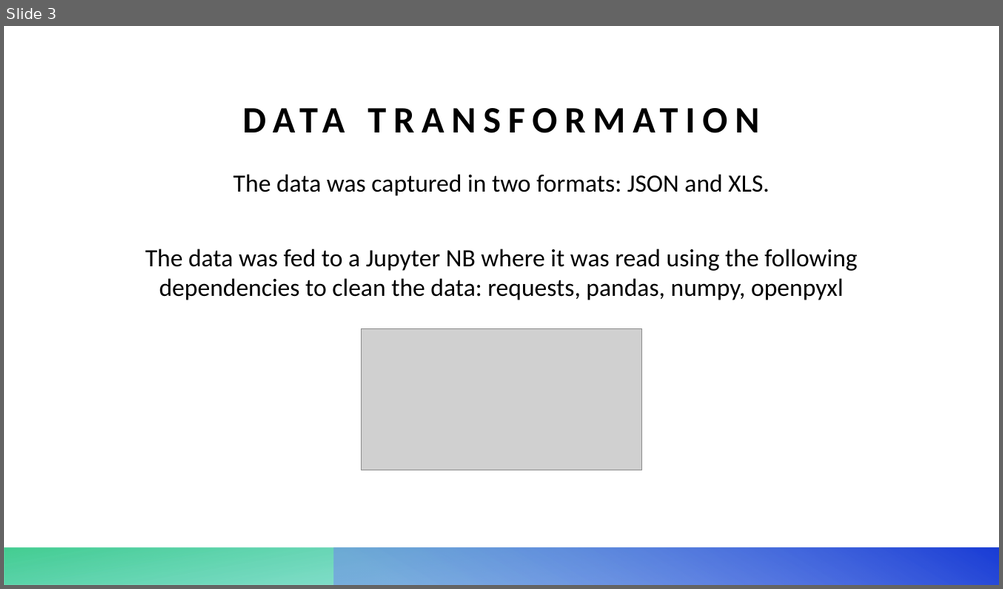
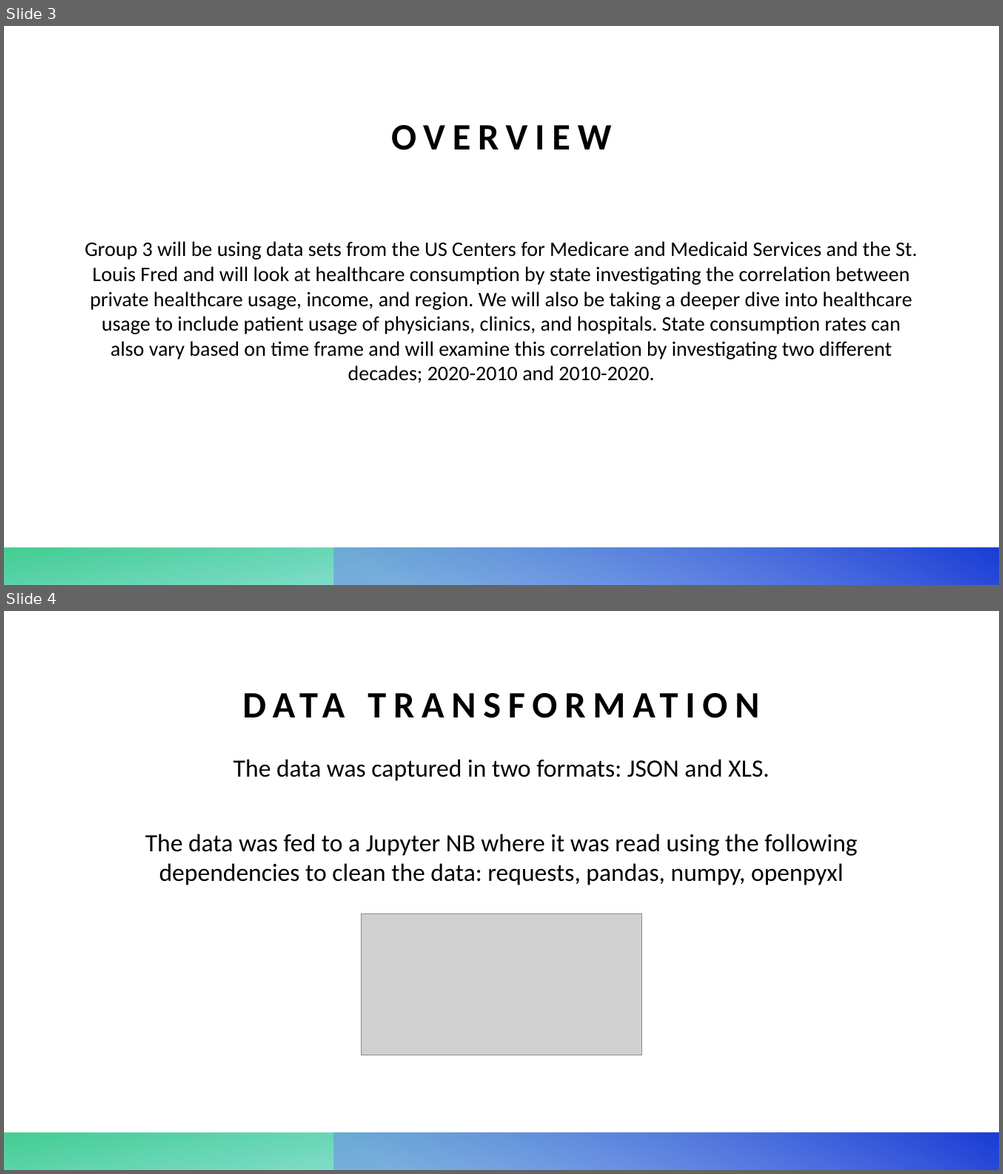
Before and after one commit to MyJineng/Healthcare-ETL, a slide deck: Background Information/Health_Expenditures.pptx. Shown one above the other, each under a label of ours: slide 3 before the commit, slides 3 and 4 after it. The pictures are 1003x589 and 1003x1174 pixels, drawn with LibreOffice and Linux fonts; fonts in the diff are those of the drawing; grey boxes stand for pictures. Boxes give left, top, right and bottom in pixels: in the first picture for what was removed or moved away, otherwise in the second. Text is boxed around its words. In the diff, an @@ line names an element or a change of style, - is before the commit and + after.

```diff
--- a/Background Information/Health_Expenditures.pptx
+++ b/Background Information/Health_Expenditures.pptx
@@ slide 3 added at [4,26,999,585], background #FFFFFF; not listed: 2 template elements that a slide beside it also shows @@
@@ title added at [391,125,611,150], 36 pt, text #000000, bold @@
+OVERVIEW
@@ text added at [85,241,916,383], 20 pt, text #000000 @@
+Group 3 will be using data sets from the US Centers for Medicare and Medicaid Services and the St. Louis Fred and will look at healthcare consumption by state investigating the correlation between private healthcare usage, income, and region. We will also be taking a deeper dive into healthcare usage to include patient usage of physicians, clinics, and hospitals. State consumption rates can also vary based on time frame and will examine this correlation by investigating two different decades; 2020-2010 and 2010-2020.
@@ what was slide 3 is now slide 4 @@
```
Also in this commit, not shown: 1 slide changed, 1 other file.
